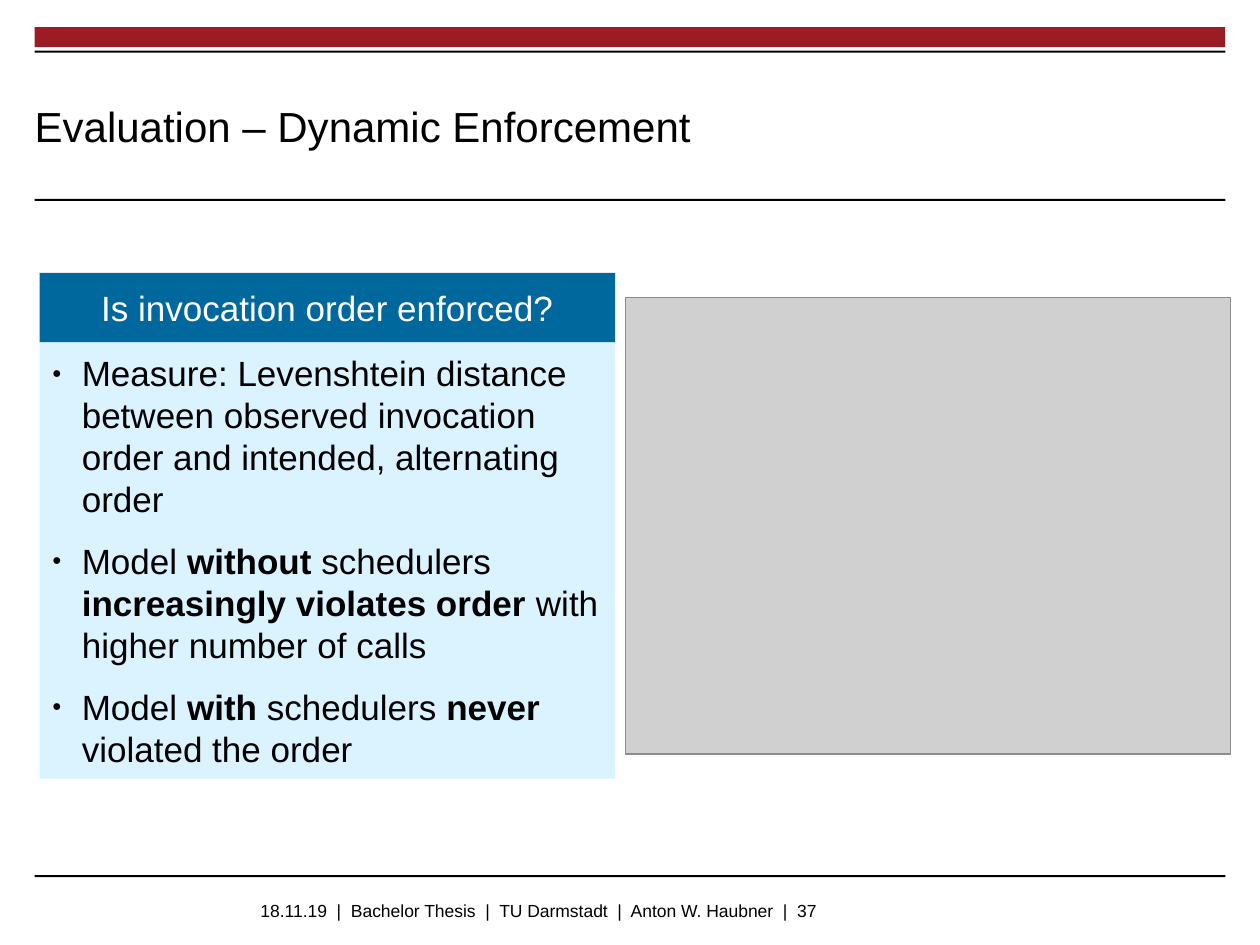
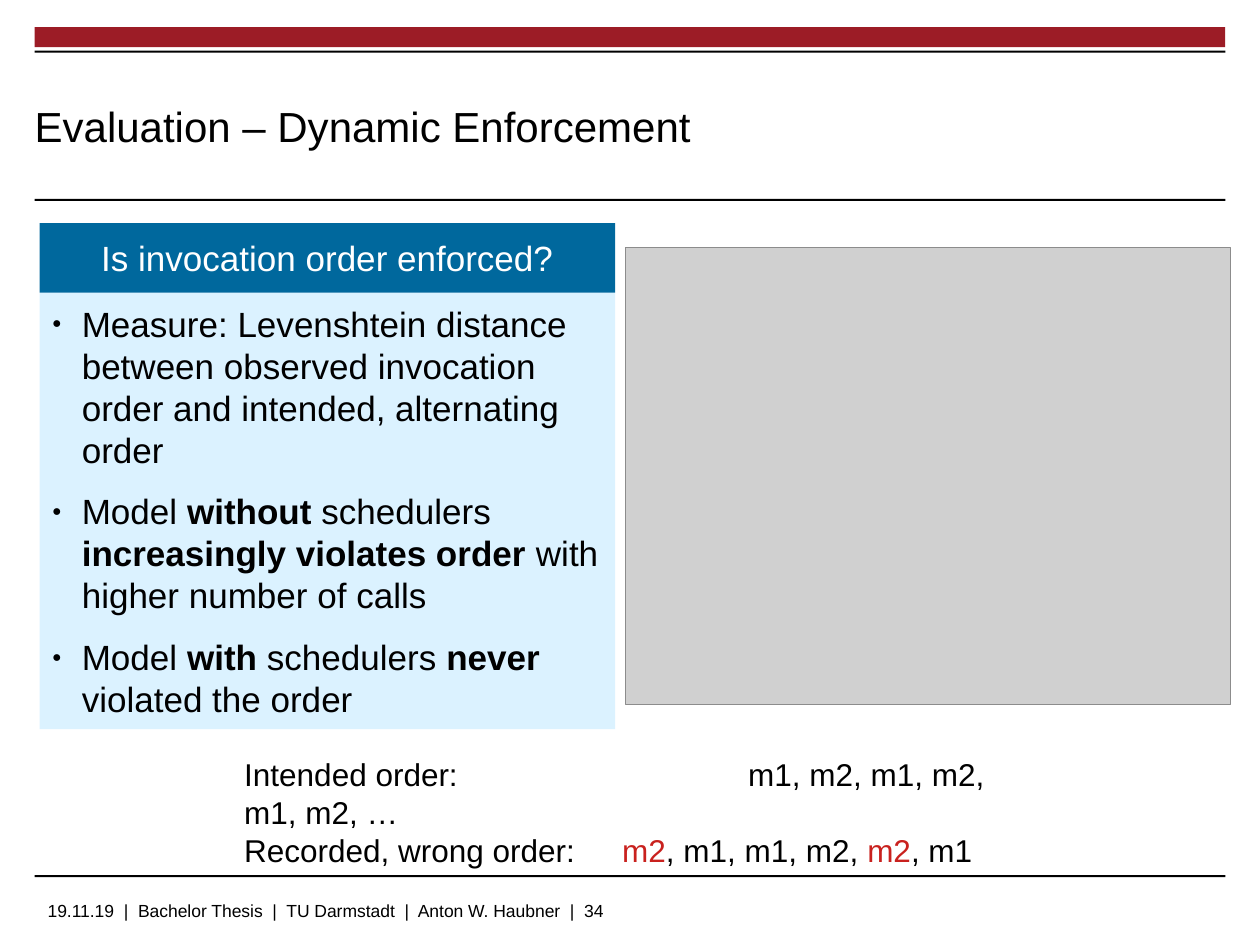
Before and after one commit to ahbnr/sessiontypeabs-final-presentation, a slide deck: slide 34 of sessiontypeabs-final-presentation.odp (slide 37 before the commit). Drawn at 1260x945 pixels with LibreOffice and Linux fonts; fonts in the diff are those of the drawing; grey boxes stand for pictures; background and template pictures are left out. Boxes give left, top, right and bottom in pixels: in the first picture for what was removed or moved away, otherwise in the second. Text is boxed around its words. In the diff, an @@ line names an element or a change of style, - is before the commit and + after.

```diff
--- a/sessiontypeabs-final-presentation.odp
+++ b/sessiontypeabs-final-presentation.odp
@@ 2 rectangles, 1 picture: place and size @@
-2 rectangles, 1 picture at (39,273,1231,779)
+2 rectangles, 1 picture at (39,223,1231,728)
@@ text added at (244,763,984,866), 18 pt, text #000000 @@
+Intended order: m1, m2, m1, m2, m1, m2, …
+Recorded, wrong order: m2, m1, m1, m2, m2, m1
@@ text at (48,904,603,917): text changed @@
-18.11.19 | Bachelor Thesis | TU Darmstadt | Anton W. Haubner | 37
+19.11.19 | Bachelor Thesis | TU Darmstadt | Anton W. Haubner | 34
```
Also in this commit, not shown: 8 other slides changed, 1 slide added, 2 slides removed, 6 other files.
